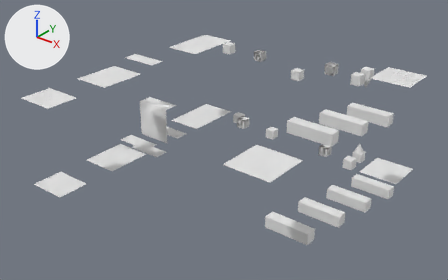
Two versions of the Blender file godotproject/resources/levels/level1/level1.blend, one commit apart.
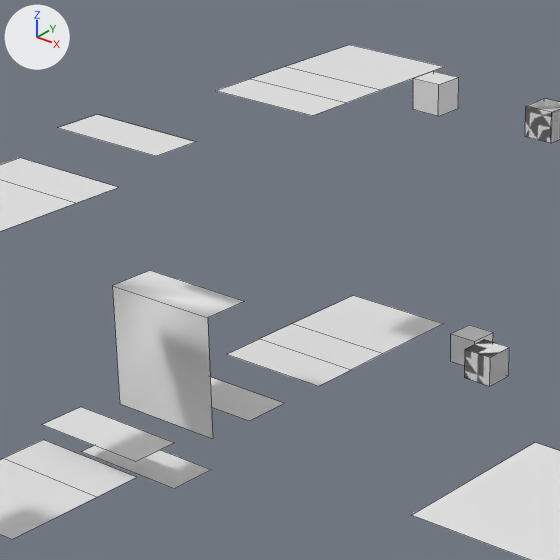
There are two pictures of each version: one whole from a 50 mm camera at (90.4, -58.9, 50.4) aimed at (23.1, 25.3, -1.8), one close up on the part from 24% to 59% of the width and 8% to 63% of the height. The axes (+X, +Y, +Z) are drawn at upper left. The lights are the same throughout. The close-ups show mesh edges as thin lines.

Names of what the first close-up shows: 'current1', 'current2', 'parallel1', 'parallel2', 'parallel3'.
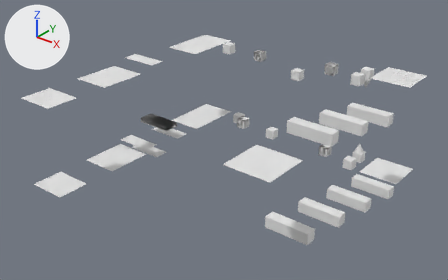
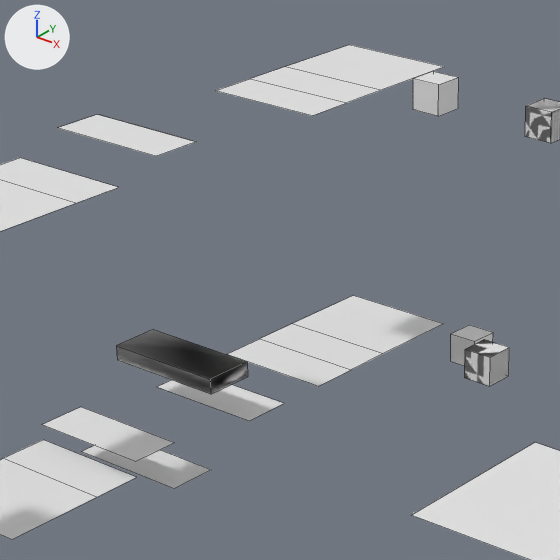
What differs and where, as boxes [x1, y1, x2, y2] in the close-ups (560 x 560 px):
'current1', reshaped
    before: [0, 270, 444, 539]
    after: [0, 295, 444, 539]
part 1 of me_plane_003, added
    after: [116, 329, 248, 394]
part 2 of me_plane_003, deleted
    before: [112, 270, 244, 439]

Diff of the bpy script that builds the scene:
```diff
--- a/godotproject/resources/levels/level1/level1.blend.py
+++ b/godotproject/resources/levels/level1/level1.blend.py
@@ me_plane_003 @@
 me_plane_003.from_pydata(...)  # 38 vertices, 12 faces; spans x -4.0..4.0, y 0.0..52.0, z -2.0..8.0
 # used by ob_current1; location = (0.0, 0.0, -10.0)
+# me_plane_003 part 1: a new loose piece, a box spanning x -4.0..4.0, y 29.2..32.5, z 3.0..4.0
+# me_plane_003 part 2: the loose piece of 6 vertices spanning x -4.0..4.0, y 29.2..32.5, z 0.0..8.0 is deleted
```
